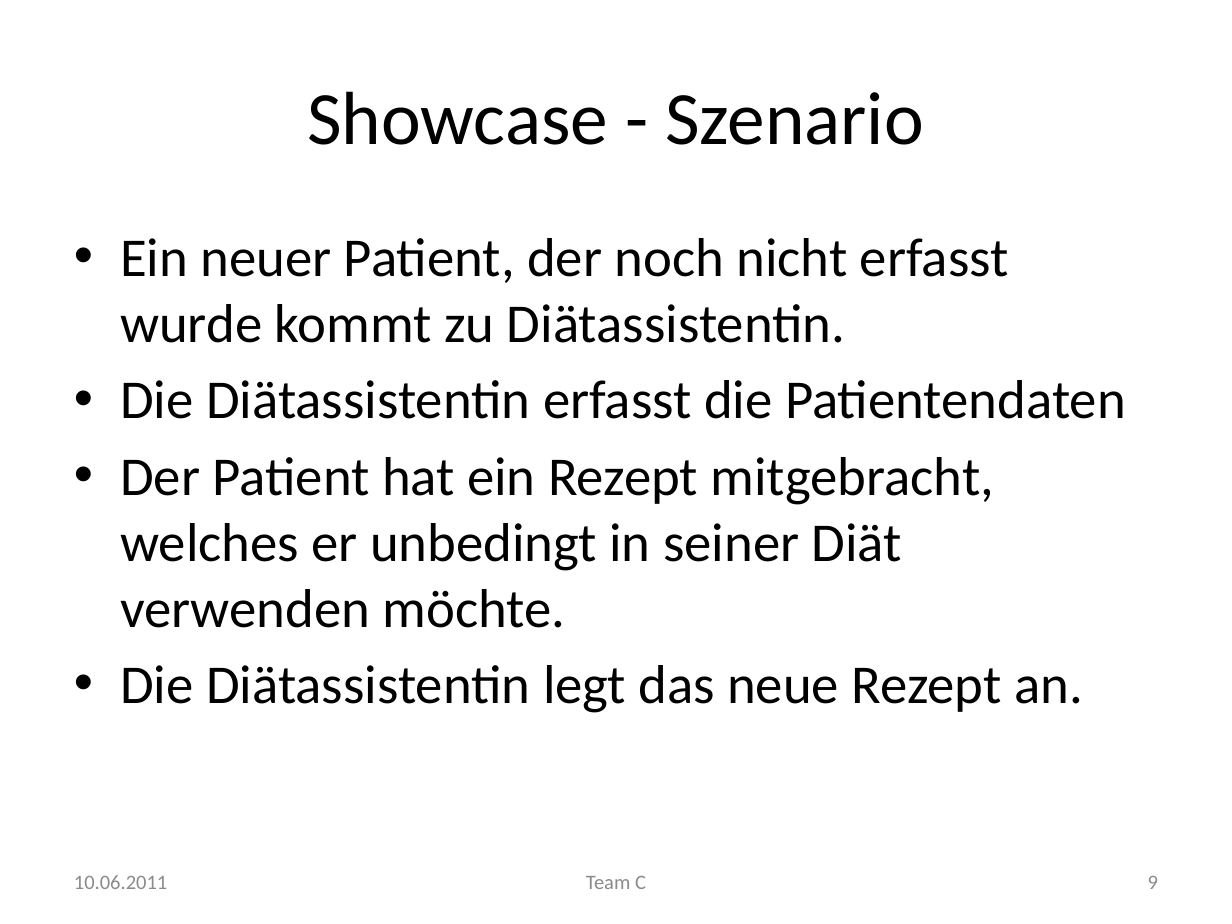
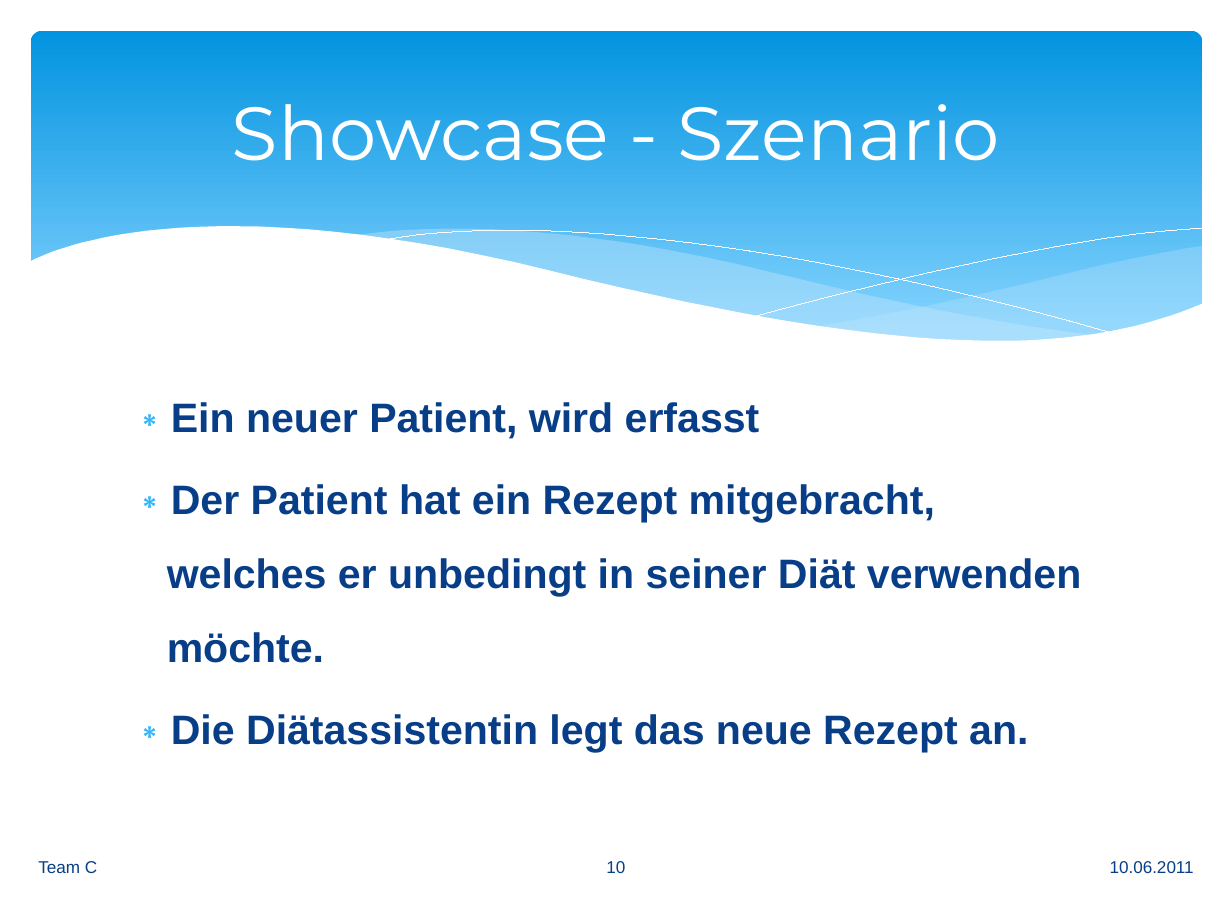
Before and after one commit to manuelTscholl/easydiet-team-c, a slide deck: slide 10 of doc/Abschluss/EasyDiet.pptx (slide 9 before the commit). Drawn at 1232x924 pixels with LibreOffice and Linux fonts; fonts in the diff are those of the drawing. Boxes give left, top, right and bottom in pixels: in the first picture for what was removed or moved away, otherwise in the second. Text is boxed around its words. In the diff, an @@ line names an element or a change of style, - is before the commit and + after.

```diff
--- a/doc/Abschluss/EasyDiet.pptx
+++ b/doc/Abschluss/EasyDiet.pptx
@@ rounded rectangle added at box(31, 31, 1202, 363), fill gradient #0293E0 to #83D3FE @@
@@ title "Showcase - Szenario": place and size @@
-title "Showcase - Szenario" at box(307, 91, 924, 145)
+title "Showcase - Szenario" at box(232, 104, 1000, 161)
@@ title "Showcase - Szenario" at box(232, 104, 1000, 161): font Calibri to Montserrat, text colour #000000 to #FFFFFF @@
@@ group added at box(28, 227, 1204, 405): 5 freeform shapes @@
@@ text "Ein neuer Patient, wird erfasst": place and size @@
-text "Ein neuer Patient, wird erfasst" at box(120, 238, 1126, 713)
+text "Ein neuer Patient, wird erfasst" at box(167, 402, 1081, 752)
@@ text at box(171, 402, 760, 439): text changed; size 32 to 24 pt; font Calibri to Arial; text colour #000000 to #073E87; bold on @@
-• Ein neuer Patient, der noch nicht erfasst wurde kommt zu Diätassistentin.
-• Die Diätassistentin erfasst die Patientendaten
+∗ Ein neuer Patient, wird erfasst
@@ text at box(167, 484, 1081, 752): size 32 to 24 pt, font Calibri to Arial, text colour #000000 to #073E87, bold on in "Der Patient hat ein Rezept mitgebracht, welches ...", "Die Diätassistentin legt das neue Rezept an."; bullet • to ∗; line spacing 1 to 1.5; less space between paragraphs @@
@@ text "Team C": place and size @@
-text "Team C" at box(586, 876, 646, 889)
+text "Team C" at box(38, 861, 97, 873)
@@ text "Team C" at box(38, 861, 97, 873): size 12 to 10 pt, font Calibri to Arial, text colour #8C8C8C to #073E87; alignment centre to left @@
@@ page number added at box(606, 861, 625, 873), 10 pt, text #073E87 @@
+10
@@ text "10.06.2011": place and size @@
-text "10.06.2011" at box(74, 875, 167, 889)
+text "10.06.2011" at box(1110, 861, 1194, 873)
@@ text "10.06.2011" at box(1110, 861, 1194, 873): size 12 to 10 pt, font Calibri to Arial, text colour #8C8C8C to #073E87; alignment left to right @@
@@ page number removed at box(1148, 876, 1158, 889) @@
-9
```
Also in this commit, not shown: 25 other slides changed, 3 slides added.
